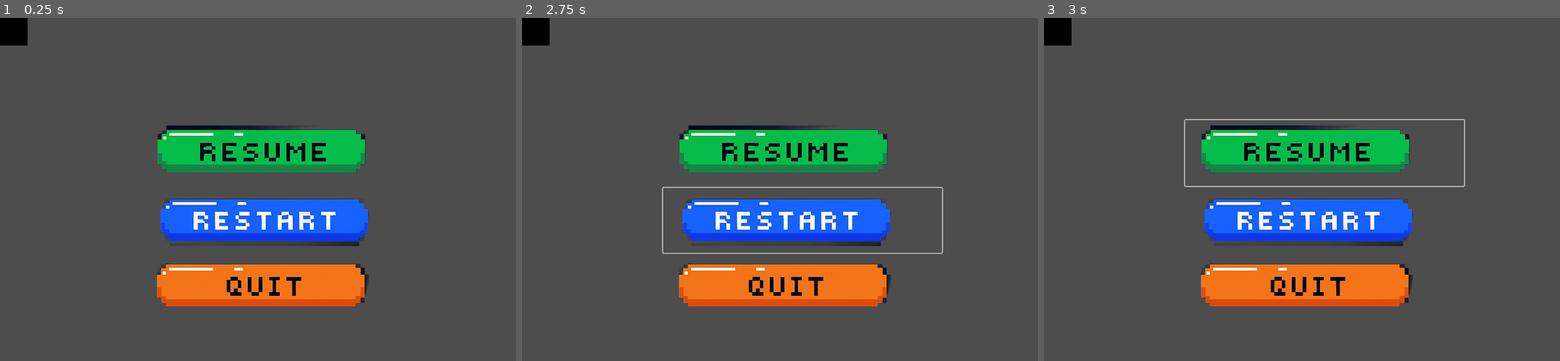
Above: before the commit, frames 1-3 (left to right).
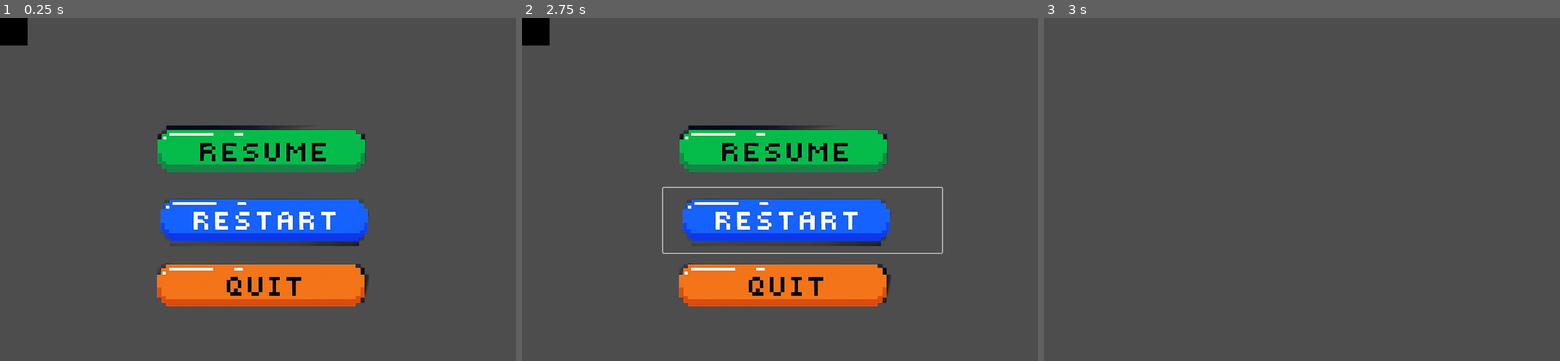
Above: after the commit, the same moments.

Repository: Misael-Lule69/Proyecto-final_Godot
Game: Godot game, scene res://Pantalla_pausa/pantalla_pausa.tscn
The game is run twice, just before and just after one commit, with the same random seed, the same clock (stepped at 60 frames per second) and the same inputs. Video files are missing from this copy of the repository; at most half a second of black plays in their place.
Inputs (mouse positions are in pixels of both pictures, inside the frame that each line leads up to):
- Up to frame 1 (0.25 s): no input
- Up to frame 2 (2.75 s): click (800, 220) at 0.5 s; click (800, 220) at 1.25 s; click (800, 220) at 2 s
- Up to frame 3 (3 s): click (1322, 151) at 2.75 s

Frames 1-2 are identical in both runs. In frame 3, 16% of the frame differs, in the area x 0-82%, y 0-85%.

Commit message:
Cambio de interfaz

Diff:
--- a/Menu/pantalla_Menu.tscn
+++ b/Menu/pantalla_Menu.tscn
@@ -11,7 +11,6 @@
 [ext_resource type="VideoStream" uid="uid://dp411o81kadal" path="res://Videos/Video_gatito.ogv" id="10_t0lqb"]
 
 [sub_resource type="CompressedTexture2D" id="CompressedTexture2D_8x0a2"]
-load_path = "res://.godot/imported/ChatGPT Image 14 nov 2025, 03_59_44 p.m..png-2298b7f52e93195a12f37e7da38cf4d7.ctex"
 
 [node name="Pantalla_menu" type="Control"]
 layout_mode = 3
--- a/Pantalla_pausa/pantalla_pausa.gd
+++ b/Pantalla_pausa/pantalla_pausa.gd
@@ -1,22 +1,22 @@
-extends Node2D
+extends Control  # <--- CAMBIO IMPORTANTE: De Node2D a Control
 
 func _on_resume_pressed() -> void:
-		# Ocultar el menú de pausa
+	# Ocultar el menú de pausa
 	hide()
 	# Reanudar el juego (quitar la pausa)
 	get_tree().paused = false
 
+func _on_restart_pressed() -> void:
+	# Antes de cambiar de escena, quitar la pausa es vital
+	get_tree().paused = false
 
-func _on_restart_pressed() -> void:
-		# Antes de cambiar de escena, quitar la pausa
-	get_tree().paused = false
 	if Global.scene != "":
 		get_tree().change_scene_to_file(Global.scene)
 	else:
+		# Asegúrate de que esta ruta sea correcta
 		get_tree().change_scene_to_file("res://nivel1.tscn")
 
-
 func _on_quit_pressed() -> void:
-		# Antes de cambiar de escena, quitar la pausa
+	# Antes de cambiar de escena, quitar la pausa
 	get_tree().paused = false
 	get_tree().change_scene_to_file("res://Menu/pantalla_Menu.tscn")
--- a/Personaje/personaje.tscn
+++ b/Personaje/personaje.tscn
@@ -2,10 +2,10 @@
 
 [ext_resource type="Script" uid="uid://cg3g4l7h0plt3" path="res://Personaje/character_body_2d.gd" id="1_lr5g2"]
 [ext_resource type="Texture2D" uid="uid://326s47hwu5uk" path="res://Imagenes/boton_pausa.png" id="2_hsrrt"]
+[ext_resource type="AudioStream" uid="uid://h81b6lbkihqd" path="res://Menu/Audios/8-bit-game-over-sound-effect-331435.mp3" id="3_hsrrt"]
 [ext_resource type="Texture2D" uid="uid://cqfhk3ll2we1s" path="res://Personaje/santasprites/png/Dead (1).png" id="3_njdoy"]
 [ext_resource type="Texture2D" uid="uid://bga5bwgb1geb5" path="res://Personaje/santasprites/png/Dead (2).png" id="4_hsrrt"]
 [ext_resource type="Texture2D" uid="uid://o4ka7vkrdrtv" path="res://Personaje/santasprites/png/Dead (3).png" id="5_ocxwk"]
-[ext_resource type="AudioStream" uid="uid://56rgrcy16o8l" path="res://Personaje/sonidos/cats-meow-81221.mp3" id="6_t148j"]
 [ext_resource type="Texture2D" uid="uid://d1rapo1sffl7r" path="res://Personaje/santasprites/png/Dead (4).png" id="6_wywcd"]
 [ext_resource type="Texture2D" uid="uid://ccwqq8aw2g5cy" path="res://Personaje/santasprites/png/Dead (5).png" id="7_ib17r"]
 [ext_resource type="Texture2D" uid="uid://c16jkgtq2owk3" path="res://Personaje/santasprites/png/Dead (6).png" id="8_ps5eb"]
@@ -397,7 +397,7 @@
 shape = SubResource("RectangleShape2D_c3rv3")
 
 [node name="MuerteSound" type="AudioStreamPlayer2D" parent="CharacterBody2D"]
-stream = ExtResource("6_t148j")
+stream = ExtResource("3_hsrrt")
 
 [node name="AnimatedSprite2D" type="AnimatedSprite2D" parent="CharacterBody2D"]
 position = Vector2(11, -5.999996)
